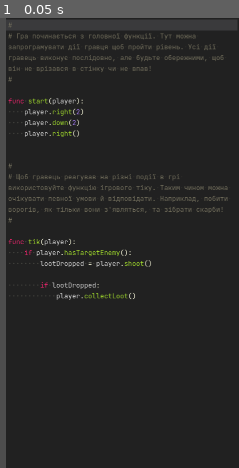
Above: before the commit, frame 1.
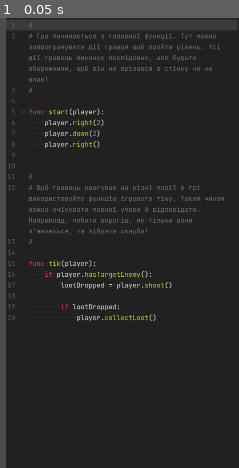
Above: after the commit, the same moment.

Repository: RoboKodTeam/robokod
Game: Godot game, scene res://scenes/main.tscn
Same seed, same stepped clock (60 frames per second), same inputs: the game is played once before the commit and once after it.
Inputs:
- Up to frame 1 (0.05 s): no input

The runs differ from the first frame. In frame 1, 6.1% of the frame differs, in the area x 3-96%, y 1-68%.

Commit message:
Fix editor highlighting not working sometimes

Diff:
--- a/scenes/editor/editor.tscn
+++ b/scenes/editor/editor.tscn
@@ -38,11 +38,13 @@
 wrap_mode = 1
 scroll_smooth = true
 caret_blink = true
-syntax_highlighter = SubResource("CodeHighlighter_uckk7")
+syntax_highlighter = SubResource("CodeHighlighter_8sdkn")
 highlight_all_occurrences = true
 highlight_current_line = true
 draw_spaces = true
 line_folding = true
+gutters_draw_line_numbers = true
+gutters_draw_fold_gutter = true
 indent_use_spaces = true
 indent_automatic = true
 auto_brace_completion_enabled = true
Not shown: 1 places in scenes/editor/editor.tscn that only renumber resources
